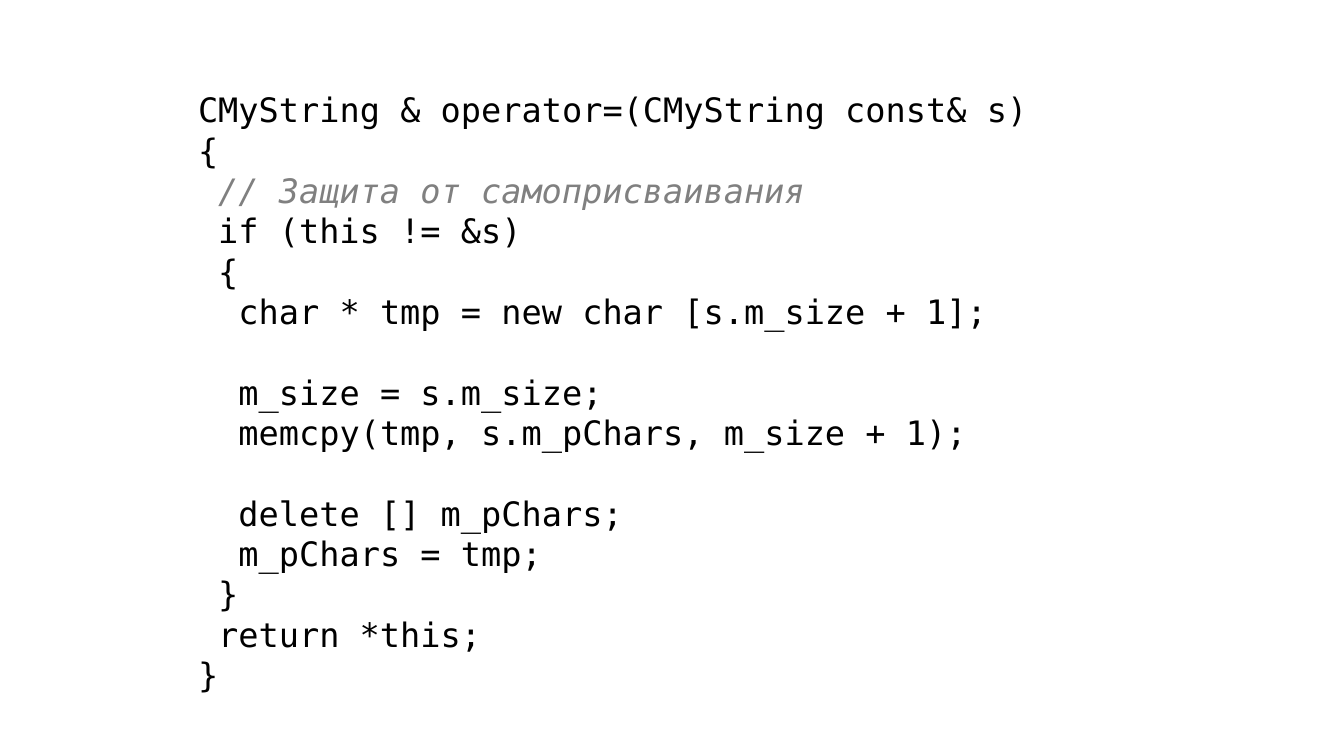
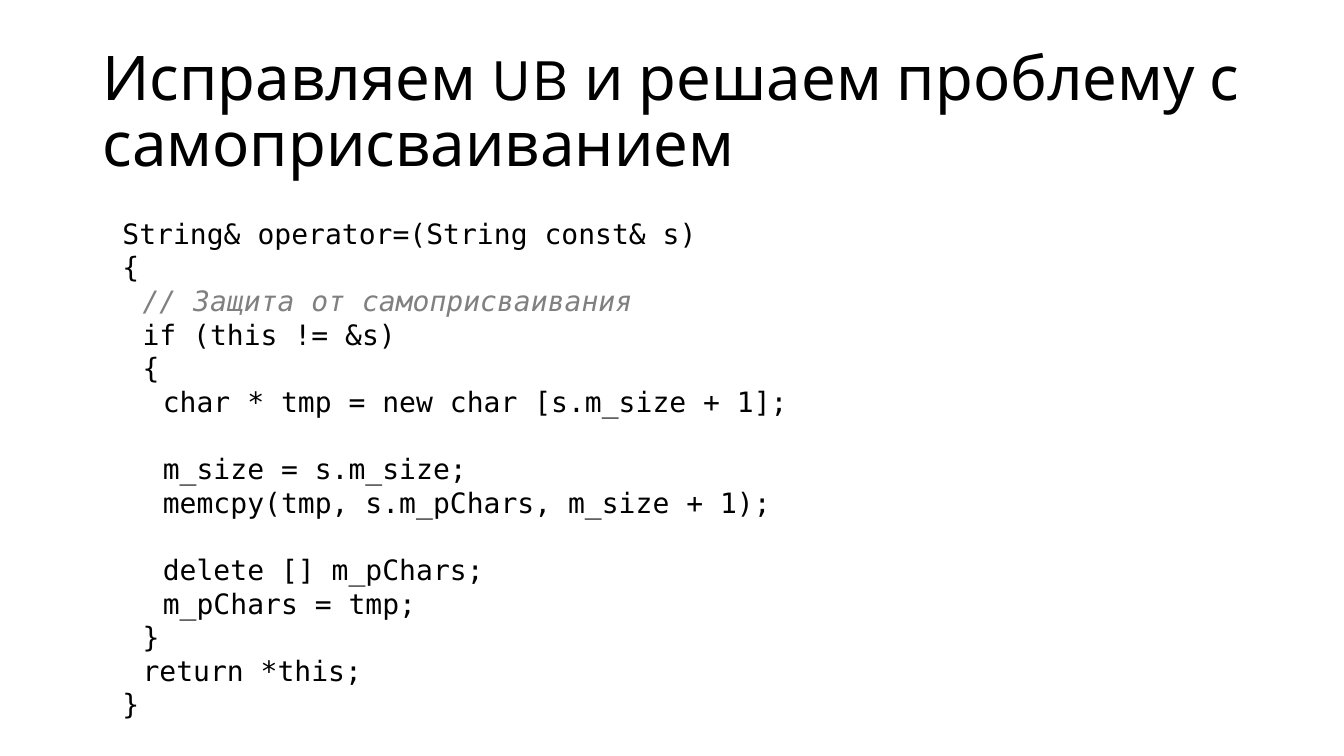
Before and after one commit to alexey-malov/oop, a slide deck: slide 60 of lectures/05/Обработка ошибок и исключительных ситуаций.pptx (slide 61 before the commit). Drawn at 1344x756 pixels with LibreOffice and Linux fonts; fonts in the diff are those of the drawing. Boxes give left, top, right and bottom in pixels: in the first picture for what was removed or moved away, otherwise in the second. Text is boxed around its words. In the diff, an @@ line names an element or a change of style, - is before the commit and + after.

```diff
--- a/lectures/05/Обработка ошибок и исключительных ситуаций.pptx
+++ b/lectures/05/Обработка ошибок и исключительных ситуаций.pptx
@@ title added at box(102, 53, 1239, 181), 44 pt, text #000000 @@
+Исправляем UB и решаем проблему с самоприсваиванием
@@ text "String& operator=(String const& s)": place and size @@
-text "String& operator=(String const& s)" at box(198, 96, 1027, 652)
+text "String& operator=(String const& s)" at box(122, 222, 788, 685)
@@ text at box(122, 222, 697, 250): text changed; size 24 to 20 pt @@
-CMyString & operator=(CMyString const& s)
+String& operator=(String const& s)
@@ text at box(143, 290, 788, 685): size 24 to 20 pt in "{", "// Защита от самоприсваивания", "if (this != &s)", "{" and 8 more places @@
```
Also in this commit, not shown: 6 other slides changed, 12 slides added, 19 slides removed, 1 other file.
